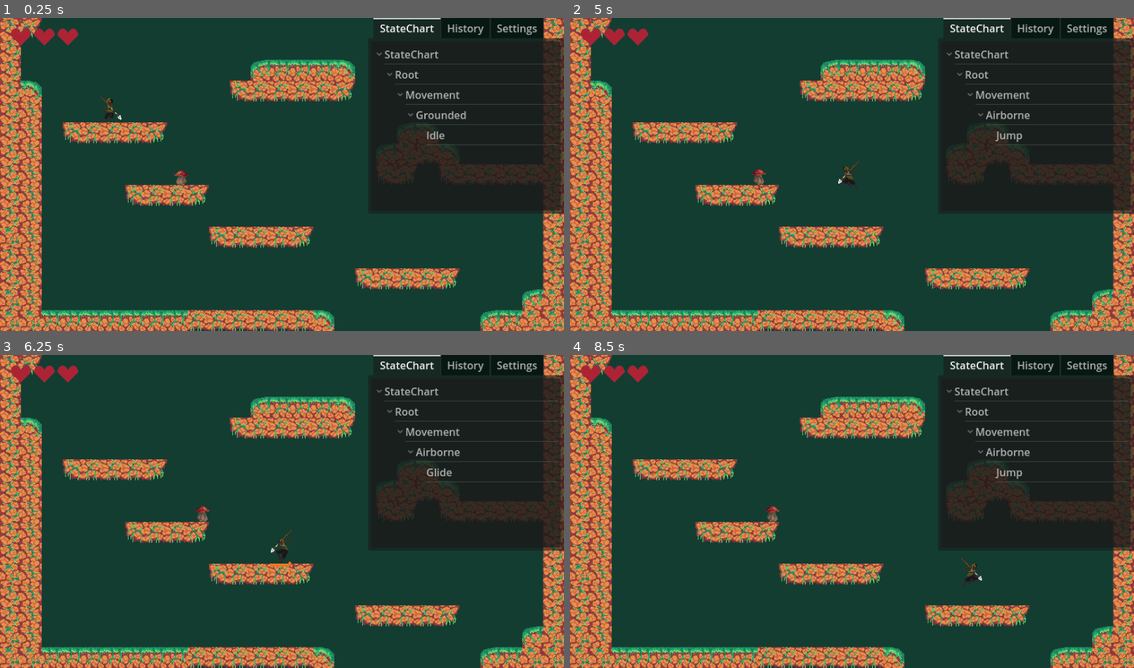
Above: before the commit, frames 1-4 (two rows, left to right).
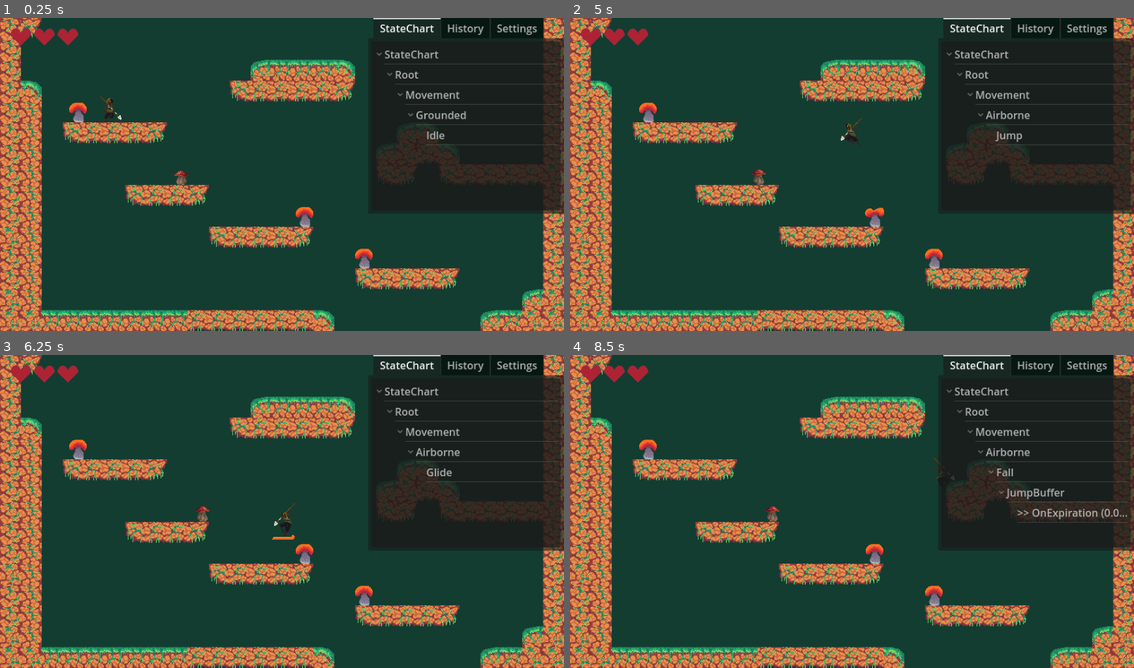
Above: after the commit, the same moments.

Repository: lemilonkh/GameOff23
Game: Godot game, scene res://scenes/main.tscn
Two runs of this game, one before a commit and one after it. Both use one fixed random seed, a clock stepped at 60 frames per second and the inputs below.
Inputs:
- Up to frame 1 (0.25 s): no input
- Up to frame 2 (5 s): tap Enter at 0.5 s; hold Space (jump) 0.53-1.28 s; hold Right (move_right) 0.53-2.03 s; tap K (attack) at 1.35, 4.35 s; tap Space (jump) at 1.52, 1.55, 1.82, 2.3, 3.02, 3.05, 3.32, 4.52, 4.55, 4.82 s; hold Left (move_left) 2.03-2.78 s; hold J (glide) 2.03-2.78 s; hold Right (move_right) 2.78-4.28 s; tap Shift at 2.85 s; hold Space (jump) 3.53-4.28 s; hold Left (move_left) from 4.28 s (still down)
- Up to frame 3 (6.25 s): release Left (move_left) at 5.03 s; hold Right (move_right) 5.03-5.78 s; hold J (glide) 5.03-5.78 s; tap Space (jump) at 5.3, 6.02, 6.05 s; hold Left (move_left) from 5.78 s (still down); tap Shift at 5.85 s
- Up to frame 4 (8.5 s): tap Space (jump) at 6.32, 7.52, 7.55, 7.82, 8.3 s; hold Space (jump) 6.53-7.28 s; release Left (move_left) at 7.28 s; hold Right (move_right) from 7.28 s (still down); tap K (attack) at 7.35 s; tap Enter at 8 s; hold J (glide) from 8.03 s (still down)

The runs differ from the first frame. In frame 1, 0.4% of the frame differs, in the area x 12-67%, y 27-81%; in frame 2, 0.6%; in frame 3, 0.7%; in frame 4, 1.1%, in the area x 12-99%, y 27-81%.

Commit message:
Implement bouncy shroom object

Diff:
--- a/scenes/game.tscn
+++ b/scenes/game.tscn
@@ -1,8 +1,9 @@
-[gd_scene load_steps=6 format=3 uid="uid://da6y27vlqx8cx"]
+[gd_scene load_steps=7 format=3 uid="uid://da6y27vlqx8cx"]
 
 [ext_resource type="Texture2D" uid="uid://db74opw0ct1ed" path="res://sprites/tiles/forest.png" id="1_acsms"]
 [ext_resource type="PackedScene" uid="uid://dgna7p5elvtjm" path="res://scenes/player.tscn" id="2_vpfdv"]
 [ext_resource type="PackedScene" uid="uid://c1nbit1ro6q05" path="res://scenes/enemies/mushroom/mushroom.tscn" id="3_5dq4k"]
+[ext_resource type="PackedScene" uid="uid://dq3voh75yv3ib" path="res://scenes/objects/bouncy_shroom.tscn" id="4_2ra6r"]
 
 [sub_resource type="TileSetAtlasSource" id="TileSetAtlasSource_ydj0g"]
 texture = ExtResource("1_acsms")
@@ -165,3 +166,12 @@
 
 [node name="Mushroom" parent="." instance=ExtResource("3_5dq4k")]
 position = Vector2(280, 243)
+
+[node name="BouncyShroom" parent="." instance=ExtResource("4_2ra6r")]
+position = Vector2(120, 144)
+
+[node name="BouncyShroom2" parent="." instance=ExtResource("4_2ra6r")]
+position = Vector2(467, 304)
+
+[node name="BouncyShroom3" parent="." instance=ExtResource("4_2ra6r")]
+position = Vector2(558, 368)
--- /dev/null
+++ b/scenes/objects/bouncy_shroom.gd
@@ -0,0 +1,10 @@
+extends StaticBody2D
+
+@export var bounce_speed := 600.0
+
+@onready var animation_player: AnimationPlayer = $AnimationPlayer
+
+func on_collision(collider: Object) -> void:
+	animation_player.play(&"bounce")
+	if collider is CharacterBody2D:
+		collider.velocity.y = -bounce_speed
--- /dev/null
+++ b/scenes/objects/bouncy_shroom.tscn
@@ -0,0 +1,66 @@
+[gd_scene load_steps=8 format=3 uid="uid://dq3voh75yv3ib"]
+
+[ext_resource type="Script" path="res://scenes/objects/bouncy_shroom.gd" id="1_g1381"]
+[ext_resource type="Texture2D" uid="uid://dppag0nfhnv4q" path="res://sprites/objects/bouncy_shroom.png" id="1_qqg8q"]
+
+[sub_resource type="PhysicsMaterial" id="PhysicsMaterial_gq3ri"]
+friction = 0.3
+bounce = 1.0
+
+[sub_resource type="RectangleShape2D" id="RectangleShape2D_61xlk"]
+size = Vector2(27, 30)
+
+[sub_resource type="Animation" id="Animation_54dmy"]
+resource_name = "bounce"
+length = 0.4
+step = 0.05
+tracks/0/type = "value"
+tracks/0/imported = false
+tracks/0/enabled = true
+tracks/0/path = NodePath("Sprite2D:frame")
+tracks/0/interp = 1
+tracks/0/loop_wrap = true
+tracks/0/keys = {
+"times": PackedFloat32Array(0, 0.1, 0.2, 0.3, 0.4),
+"transitions": PackedFloat32Array(1, 1, 1, 1, 1),
+"update": 1,
+"values": [0, 1, 2, 1, 0]
+}
+
+[sub_resource type="Animation" id="Animation_vmfgx"]
+length = 0.001
+tracks/0/type = "value"
+tracks/0/imported = false
+tracks/0/enabled = true
+tracks/0/path = NodePath("Sprite2D:frame")
+tracks/0/interp = 1
+tracks/0/loop_wrap = true
+tracks/0/keys = {
+"times": PackedFloat32Array(0),
+"transitions": PackedFloat32Array(1),
+"update": 1,
+"values": [0]
+}
+
+[sub_resource type="AnimationLibrary" id="AnimationLibrary_5c55o"]
+_data = {
+"RESET": SubResource("Animation_vmfgx"),
+"bounce": SubResource("Animation_54dmy")
+}
+
+[node name="BouncyShroom" type="StaticBody2D"]
+physics_material_override = SubResource("PhysicsMaterial_gq3ri")
+script = ExtResource("1_g1381")
+
+[node name="Sprite2D" type="Sprite2D" parent="."]
+texture = ExtResource("1_qqg8q")
+hframes = 3
+
+[node name="CollisionShape2D" type="CollisionShape2D" parent="."]
+position = Vector2(-0.5, 1)
+shape = SubResource("RectangleShape2D_61xlk")
+
+[node name="AnimationPlayer" type="AnimationPlayer" parent="."]
+libraries = {
+"": SubResource("AnimationLibrary_5c55o")
+}
--- a/scripts/player.gd
+++ b/scripts/player.gd
@@ -83,6 +83,12 @@
 		sprite.flip_h = velocity.x < 0
 
 	move_and_slide()
+	for c in get_slide_collision_count():
+		var col := get_slide_collision(c)
+		if col.get_collider().has_method("on_collision"):
+			col.get_collider().on_collision(self)
+			if velocity.y < 0:
+				state_chart.send_event("jump")
 
 	# Add the gravity.
 	if is_on_floor():
@@ -117,8 +123,8 @@
 	sprite.play(animation)
 
 func _on_jump_state_entered() -> void:
-	print("jump entered")
-	velocity.y = -jump_velocity
+	if velocity.y >= 0:
+		velocity.y = -jump_velocity
 
 func _on_glide_state_entered() -> void:
 	if velocity.y < 0:
Binary file added: sprites/objects/bouncy_shroom.png
Not shown, added: sprites/objects/bouncy_shroom.png.import
